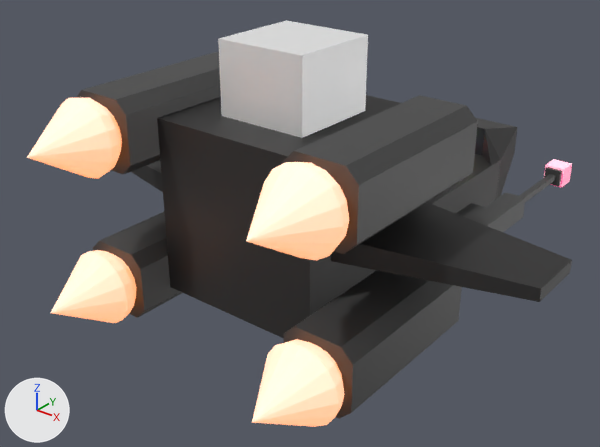
The glTF model dist/models/ship.glb: old version first, new version second.
The view is the same before and after, from a 50 mm camera at (1.97, -2.8, 1.84) aimed at (-0.08, -0.23, 0.25). The axes (+X, +Y, +Z) are drawn at lower left. The lights are the same throughout. Where no turn or scale is listed for an object, it has been applied to the vertices.

Names of what the first picture shows: 'Cube.004', 'ship', 'ship-engines', 'ship-glow', 'ship-guns'.
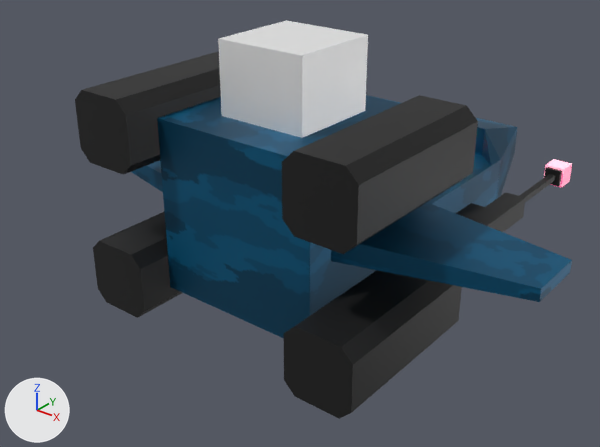
Commit message: Partial refactor

What differs and where, as boxes (x1, y1, x2, y2) in the pictures (600 x 447 px):
'ship-engines', recoloured (grey to black): (75, 52, 478, 419) in both
'ship', surface changed (black to blue): (131, 95, 572, 338) in both
'ship-glow', deleted: before (27, 98, 349, 427)
'ship-guns', recoloured: (456, 167, 562, 232) in both

The change, as a list of edits to the scene's bpy script:
```text
Add img_ship_body_paint:
    img_ship_body_paint = load_image('ship-body-paint', '_unpacked/ship-body-paint', 512, 512, 'sRGB')
Change mat_material_001:
    remove mat_material_001.base_color = (0.047, 0.0458, 0.0458)  # black #3d3c3c
    add mat_material_001.texture = img_ship_body_paint
Change mat_material_006:
    mat_material_006.base_color: (0.0908, 0.0908, 0.0908) -> (0.022, 0.022, 0.022)  # dark grey #555555 -> black #292929
Remove ob_ship_glow:
    ob_ship_glow = bpy.data.objects.new('ship-glow', me_sphere_001)
    ob_ship_glow.location = (0.525, -0.9, 0.112)
```
